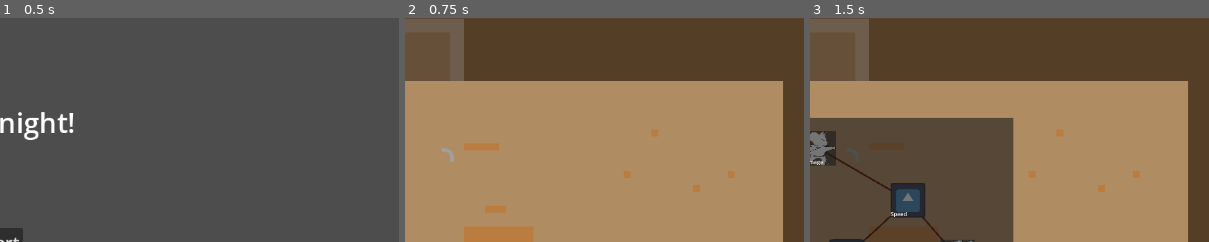
Above: before the commit, frames 1-3 (left to right).
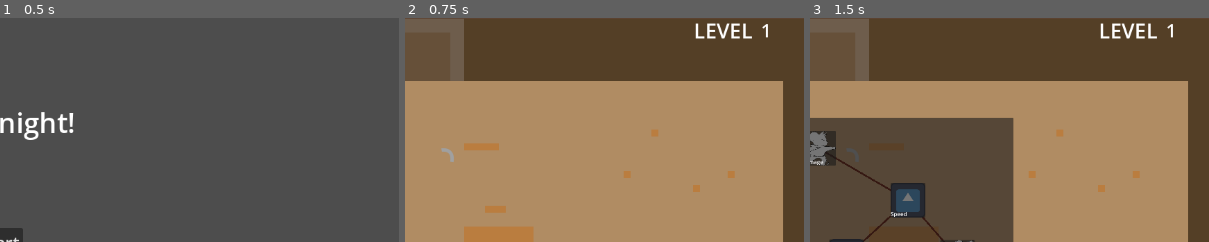
Above: after the commit, the same moments.

Repository: bcorrigall/ratknight
Game: Godot game, scene res://main_menu.tscn
Same seed, same stepped clock (60 frames per second), same inputs: the game is played once before the commit and once after it. The engine's default icon, where the game draws it, is replaced by a stand-in: a white triangle on a blue panel in a dark square.
Inputs (mouse positions are % of the whole screen's width and height, from its top left):
- Up to frame 1 (0.5 s): no input
- Up to frame 2 (0.75 s): click "Start" at 0.5 s
- Up to frame 3 (1.5 s): tap Enter at 1.25 s; move the mouse to (72, 45) at 1.27 s; hold Right (move_right) from 1.28 s (still down); hold L (level) from 1.28 s (still down)
The pictures show only the part of the screen within x 50-100%, y 0-50%; the shares and areas given below are measured in that part.

Frame 1 is identical in both runs. In frame 2, 0.5% of the frame differs, in the area x 72-91%, y 2-10%; in frame 3, 0.5%.

Commit message:
Added level counter
Added a HUD for level

Fixed item randomness

Diff:
--- a/enemy.gd
+++ b/enemy.gd
@@ -72,7 +72,7 @@
 func death():
 	#animation stuff
 	randomize()
-	var type = 1
+	var type = randi_range(1,3)
 	if(type == 1):
 		var mob = Item.instantiate()
 		print(mob)
--- a/hud.gd
+++ b/hud.gd
@@ -8,4 +8,6 @@
 
 # Called every frame. 'delta' is the elapsed time since the previous frame.
 func _process(delta):
-	pass
+	var rat = get_node("../theRat")
+	var level = rat.level
+	$CurrentLevel.text = str(level)
--- a/hud.tscn
+++ b/hud.tscn
@@ -19,3 +19,18 @@
 offset_bottom = 288.0
 size_flags_horizontal = 8
 size_flags_vertical = 0
+
+[node name="CurrentLevel" type="Label" parent="."]
+offset_left = 2180.0
+offset_right = 2220.0
+offset_bottom = 72.0
+theme_override_font_sizes/font_size = 52
+text = "1"
+
+[node name="LevelText" type="Label" parent="."]
+offset_left = 1986.0
+offset_top = -6.0
+offset_right = 2155.0
+offset_bottom = 77.0
+theme_override_font_sizes/font_size = 60
+text = "LEVEL"
--- a/item.gd
+++ b/item.gd
@@ -3,14 +3,15 @@
 var type = 0
 @export var Item_scene: PackedScene
 
+
 # Called when the node enters the scene tree for the first time.
 func _ready():
 	randomize()
-	type = randi() % 6
+	type = randi_range(0,6)
 
 func set_animation(item):
 	if(item <= 2):
-		$ItemSprite.animation = "Guy"
+		$ItemSprite.animation = "Pow"
 	if(item > 2):
 		$ItemSprite.animation = "Heart"
 
@@ -30,12 +31,11 @@
 
 		if(type <= 2):
 			var timer = get_node("../theRat/Weapon/Damageboost")
-			the_rat.damage_bonus += 25
-			print("damage boost")
-			$BoostTimer.start(5)
+			if(the_rat.boosted == false):
+				the_rat.damage_bonus += 25
+				print("damage boost")
+				the_rat.boosted = true
+				var time =  get_node("../theRat/BoostTimer")
+				time.start(5)
 
 		queue_free()
-
-func _on_boost_timer_timeout():
-	var the_rat = get_node("../theRat")
-	the_rat.damage_bonus -= 25
--- a/playerMovement.gd
+++ b/playerMovement.gd
@@ -2,7 +2,7 @@
 
 @export var speed = 400
 @export var maxHealth = 120
-
+@export var boosted = false
 var real_speed = speed
 
 @onready var animations = $AnimationPlayer
@@ -309,3 +309,11 @@
 		health += regenerate_bonus
 		current_regen += regenerate_bonus
 	$RegenTimer.start(0.5)
+
+
+
+
+func _on_boost_timer_timeout():
+	print("Boost gone")
+	boosted = false
+	damage_bonus -= 25
--- a/the_rat.tscn
+++ b/the_rat.tscn
@@ -633,6 +633,9 @@
 
 [node name="RegenTimer" type="Timer" parent="."]
 
+[node name="BoostTimer" type="Timer" parent="."]
+one_shot = true
+
 [connection signal="area_entered" from="theRatArea2D" to="." method="_on_the_rat_area_2d_area_entered"]
 [connection signal="body_entered" from="theRatArea2D" to="." method="_on_area_2d_body_entered"]
 [connection signal="body_entered" from="Weapon/Sword" to="Weapon/Sword" method="_on_body_entered"]
@@ -643,5 +646,6 @@
 [connection signal="timeout" from="TrapTimer" to="." method="_on_trap_timer_timeout"]
 [connection signal="timeout" from="KnockbackTimer" to="." method="_on_knockback_timer_timeout"]
 [connection signal="timeout" from="RegenTimer" to="." method="_on_regen_timer_timeout"]
+[connection signal="timeout" from="BoostTimer" to="." method="_on_boost_timer_timeout"]
 
 [editable path="Weapon"]
